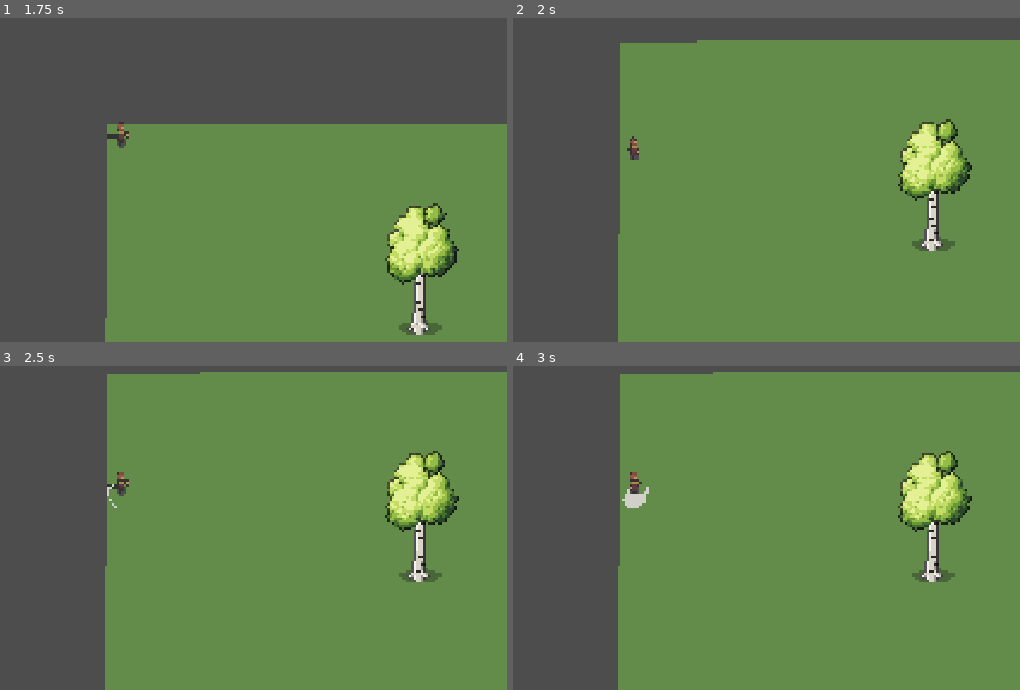
Above: before the commit, frames 1-4 (two rows, left to right).
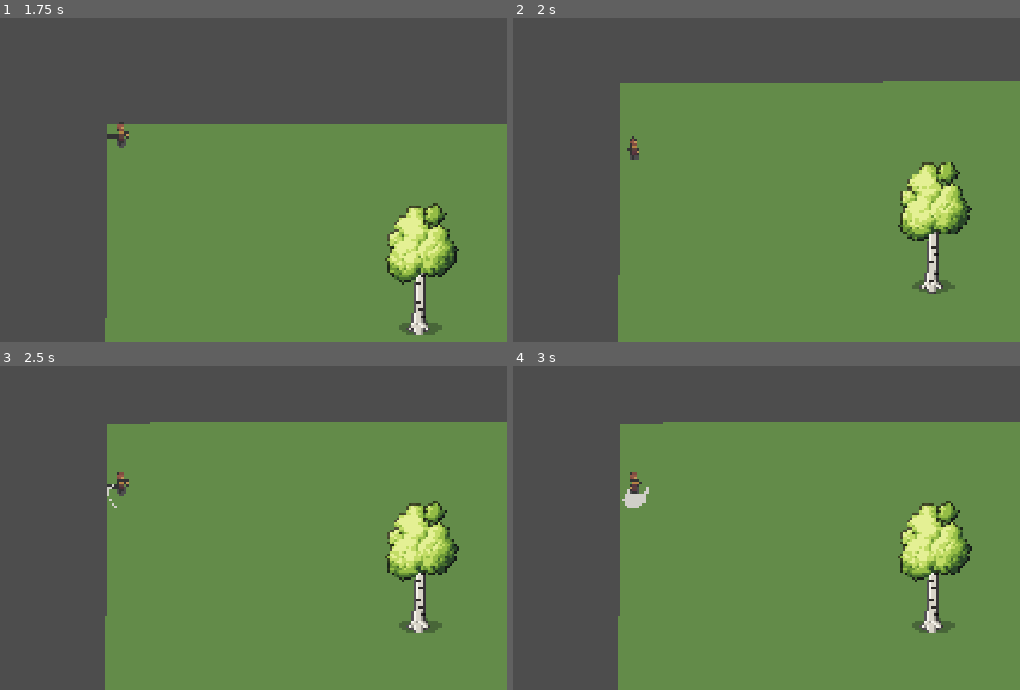
Above: after the commit, the same moments.

Repository: juego2026/juego2026
Game: Godot game, scene res://mundo.tscn
Same seed, same stepped clock (60 frames per second), same inputs: the game is played once before the commit and once after it.
Inputs (mouse positions are in pixels of both pictures, inside the frame that each line leads up to):
- Up to frame 1 (1.75 s): tap Enter at 0.5 s; move the mouse to (283, 95) at 0.52 s; press the mouse at (283, 95) at 0.53 s; hold D (move_right) 0.53-1.28 s; move the mouse to (outside the picture) at 1.27 s; release the mouse at (outside the picture) at 1.28 s; hold S (move_down) from 1.28 s (still down); click (outside the picture) at 1.35 s
- Up to frame 2 (2 s): keep holding S (move_down)
- Up to frame 3 (2.5 s): move the mouse to (187, 366) at 2.02 s; release S (move_down) at 2.03 s; press the mouse at (187, 366) at 2.03 s; hold D (move_right) from 2.03 s (still down)
- Up to frame 4 (3 s): move the mouse to (578, 553) at 2.77 s; release D (move_right) at 2.78 s; release the mouse at (578, 553) at 2.78 s; hold W (move_up) from 2.78 s (still down); click (578, 553) at 2.85 s

Frame 1 is identical in both runs. In frame 2, 15% of the frame differs, in the area x 20-100%, y 6-86%; in frame 3, 17%, in the area x 20-100%, y 1-83%; in frame 4, 17%.

Commit message:
Update jugador.gd
velocida mermada

Diff:
--- a/nuevo-proyecto-de-juego/Scripts/jugador.gd
+++ b/nuevo-proyecto-de-juego/Scripts/jugador.gd
@@ -1,6 +1,6 @@
 extends CharacterBody2D
 
-@export var speed: float = 200.0
+@export var speed: float = 100
 @onready var animated_sprite_2d: AnimatedSprite2D = $AnimatedSprite2D
 
 var last_direction: String = "down"
